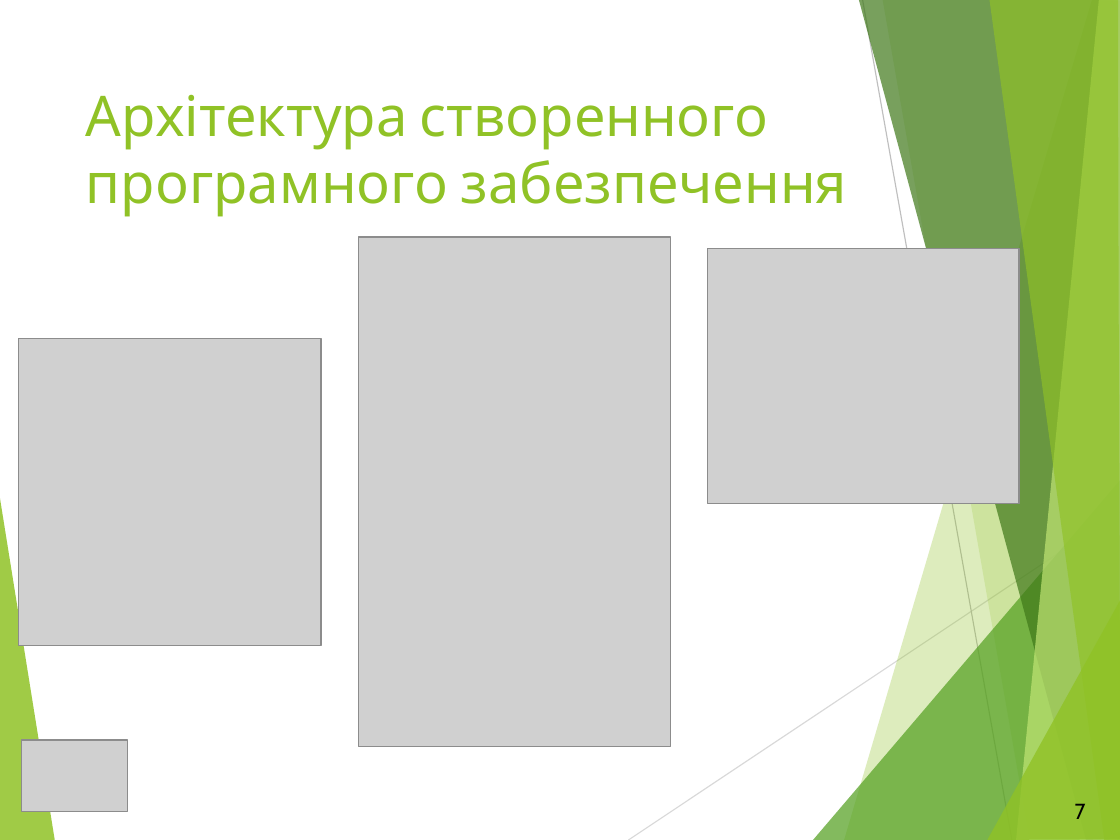
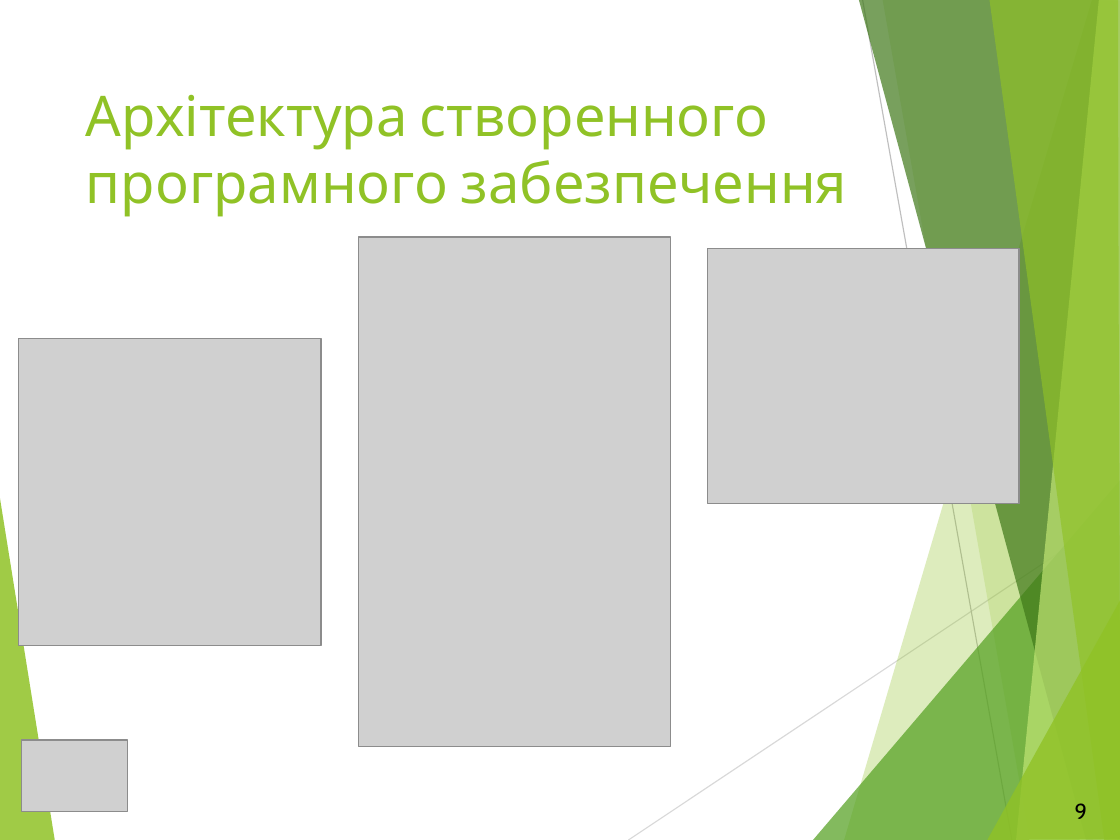
Before and after one commit to NureRomanovskyiIllia/PI_PZPI-21-11_ROMANOVSKY_I_M, a slide deck: slide 9 of 2025_Б_ПІ_ПЗПІ_21-11_Романовський_І_М.pptx (slide 7 before the commit). Drawn at 1120x840 pixels with LibreOffice and Linux fonts; fonts in the diff are those of the drawing; grey boxes stand for pictures. Boxes give left, top, right and bottom in pixels: in the first picture for what was removed or moved away, otherwise in the second. Text is boxed around its words. In the diff, an @@ line names an element or a change of style, - is before the commit and + after.

```diff
--- a/2025_Б_ПІ_ПЗПІ_21-11_Романовський_І_М.pptx
+++ b/2025_Б_ПІ_ПЗПІ_21-11_Романовський_І_М.pptx
@@ text at (x1=1075, y1=803, x2=1087, y2=819): text changed @@
-7
+9
```
Also in this commit, not shown: 6 other slides changed.
